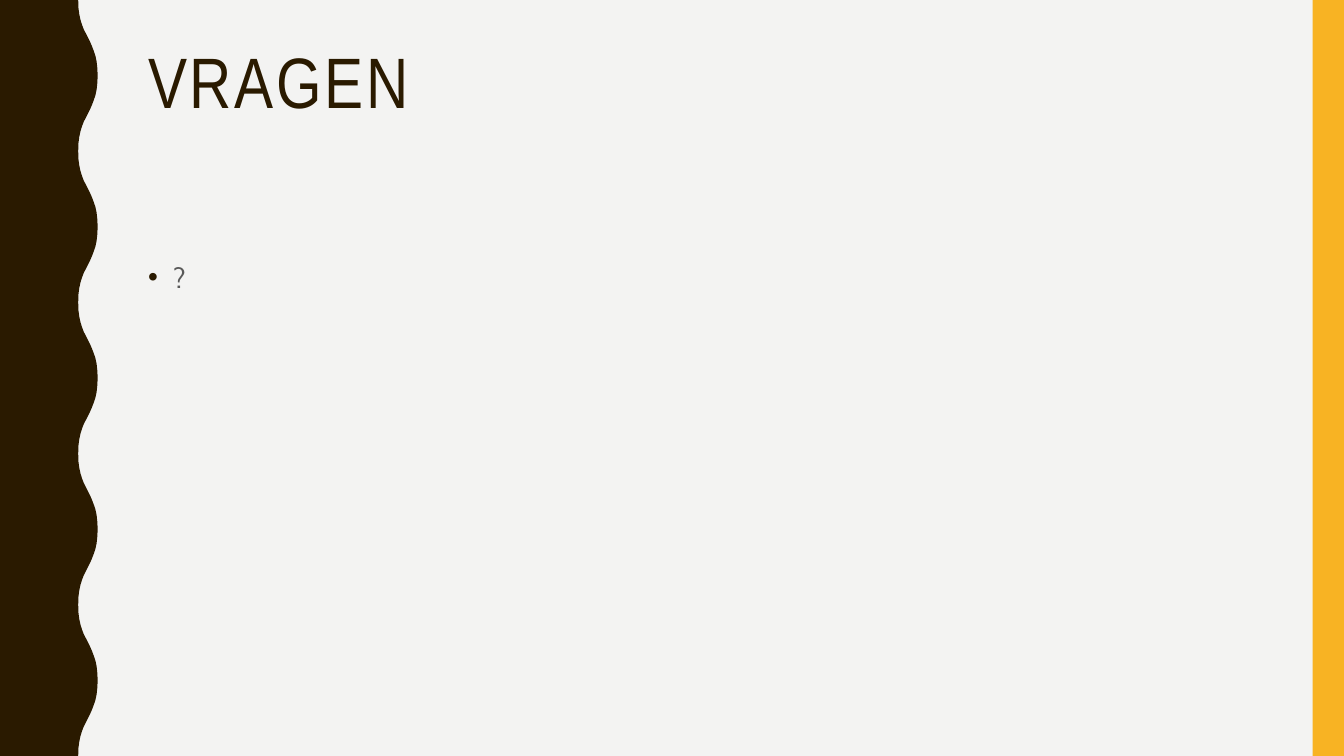
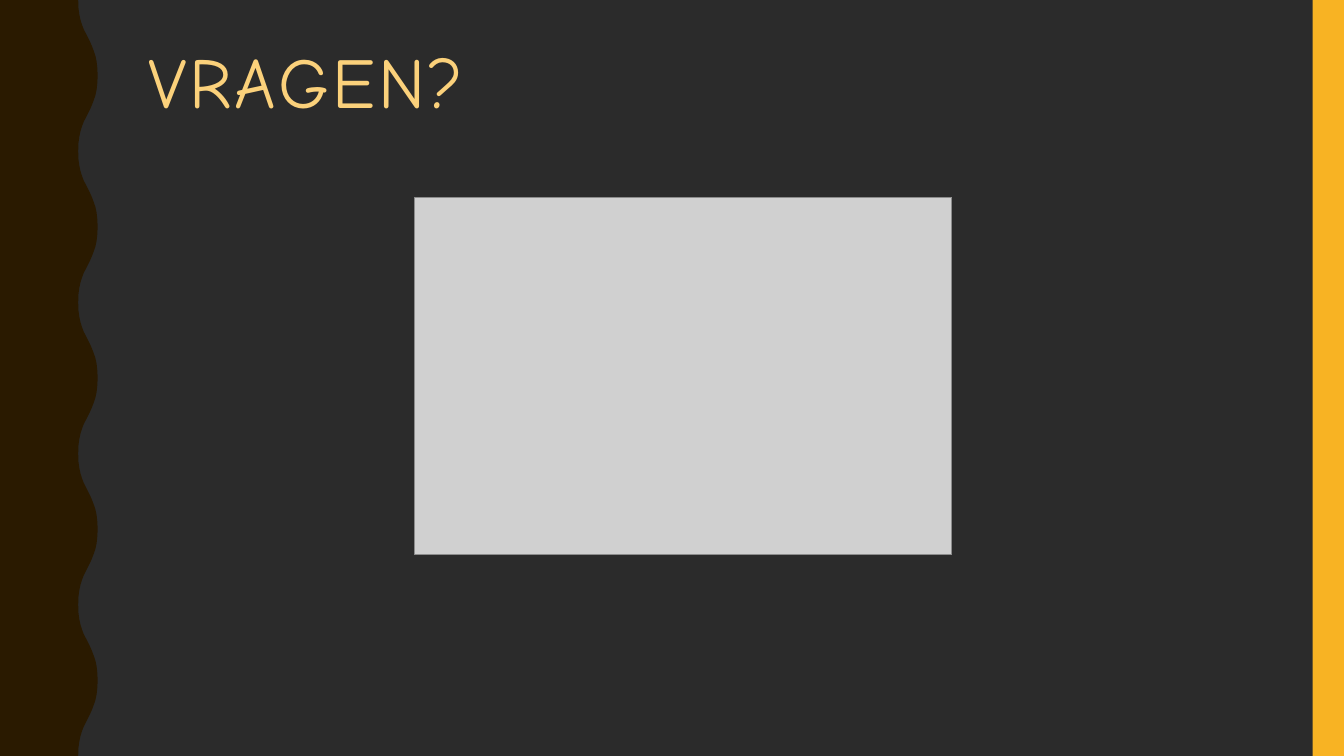
Before and after one commit to JenoahKers/WebdevP8, a slide deck: slide 5 of Documentatie/Pitch.pptx. Drawn at 1344x756 pixels with LibreOffice and Linux fonts; fonts in the diff are those of the drawing; grey boxes stand for pictures; background and template pictures are left out; a plain dark background stands for a picture behind light text. Boxes give left, top, right and bottom in pixels: in the first picture for what was removed or moved away, otherwise in the second. Text is boxed around its words. In the diff, an @@ line names an element or a change of style, - is before the commit and + after.

```diff
--- a/Documentatie/Pitch.pptx
+++ b/Documentatie/Pitch.pptx
@@ background #F3F3F2 to picture (left out) @@
@@ title at (148,58,463,109): text changed; font Arial Narrow to Comic Neue; text colour #2A1A00 to #FBD17B @@
-VRAGEN
+VRAGEN?
@@ picture added at (414,197,952,555) @@
@@ text removed at (138,252,1260,648) @@
-• ?
```
Also in this commit, not shown: 4 other slides changed.
